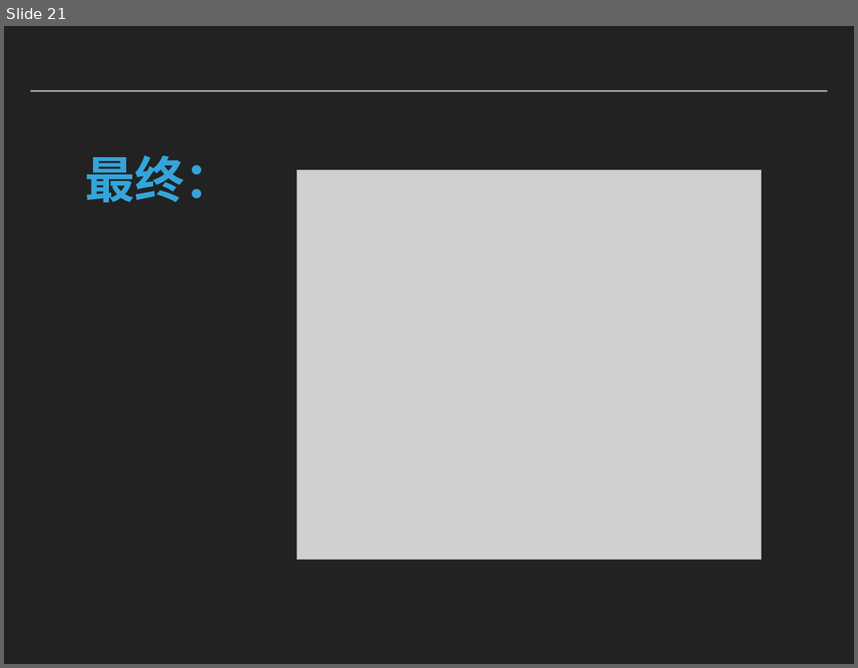
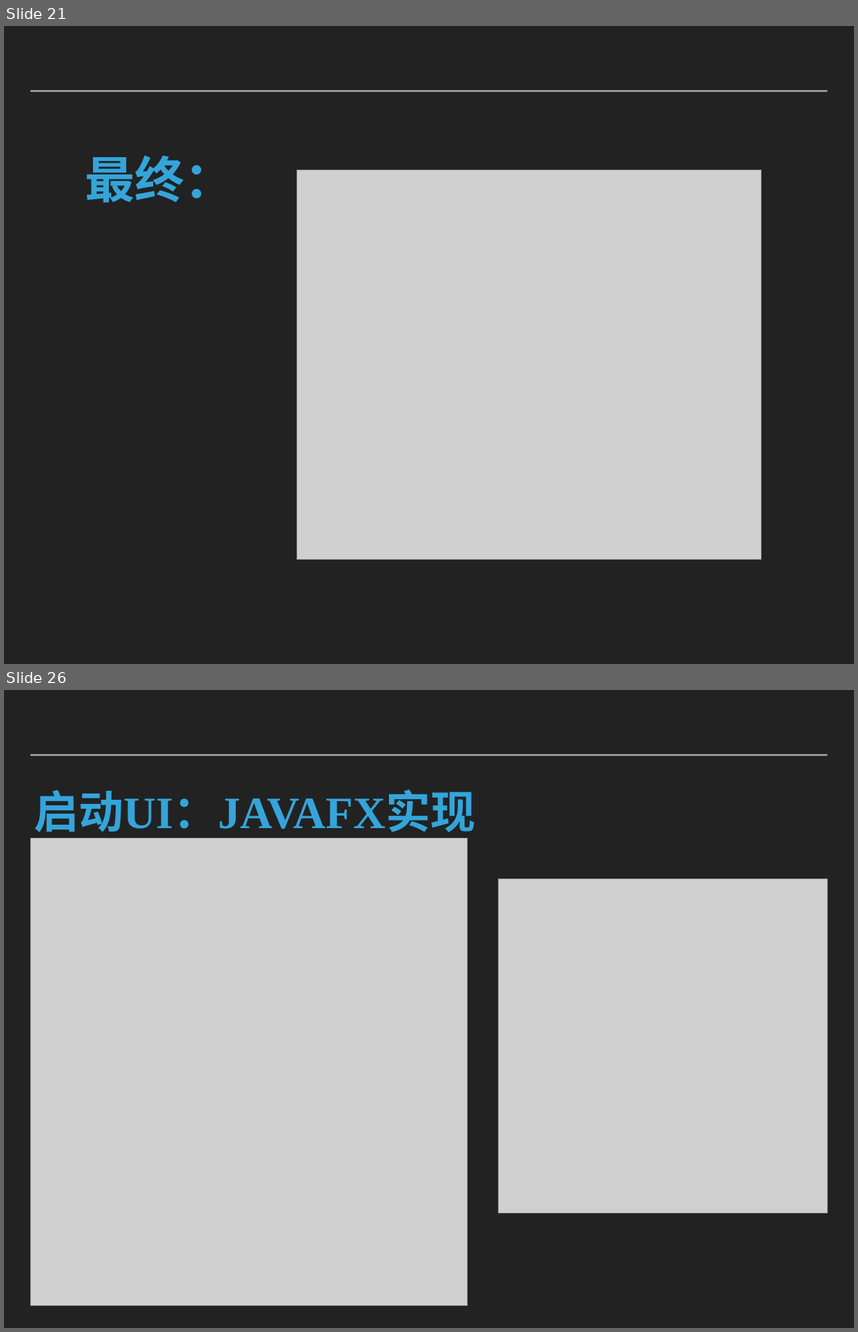
Before and after one commit to caodaxing/HotelReservation_Client, a slide deck: 文档相关/演示.pptx. Shown one above the other, each under a label of ours: slide 21 before the commit, slides 21 and 26 after it; the slides between them are not shown. The pictures are 858x668 and 858x1332 pixels, drawn with LibreOffice and Linux fonts; fonts in the diff are those of the drawing; grey boxes stand for pictures. Boxes give left, top, right and bottom in pixels: in the first picture for what was removed or moved away, otherwise in the second. Text is boxed around its words. In the diff, an @@ line names an element or a change of style, - is before the commit and + after.

```diff
--- a/文档相关/演示.pptx
+++ b/文档相关/演示.pptx
@@ slide 26 added at (4,690,854,1328), background #222222; not listed: 1 template element that a slide beside it also shows @@
@@ title added at (34,789,475,839), 54 pt, text #34A5DA, bold @@
+启动UI：JAVAFX实现
@@ picture added at (30,838,467,1305) @@
@@ picture added at (499,878,827,1212) @@
```
Also in this commit, not shown: 8 other slides added.
